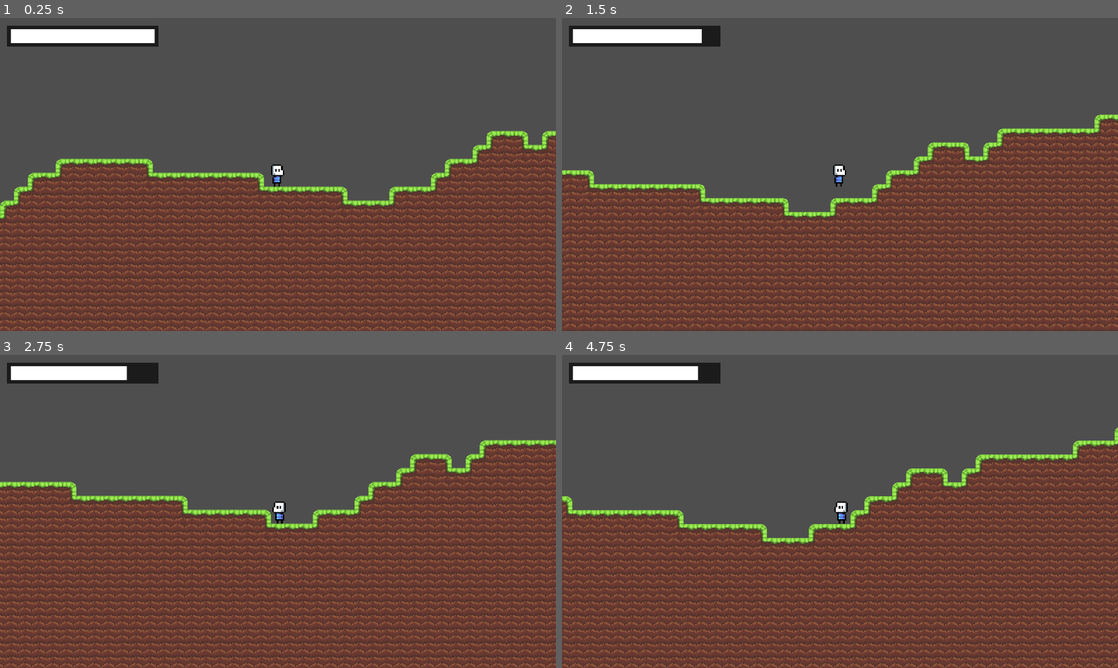
Above: before the commit, frames 1-4 (two rows, left to right).
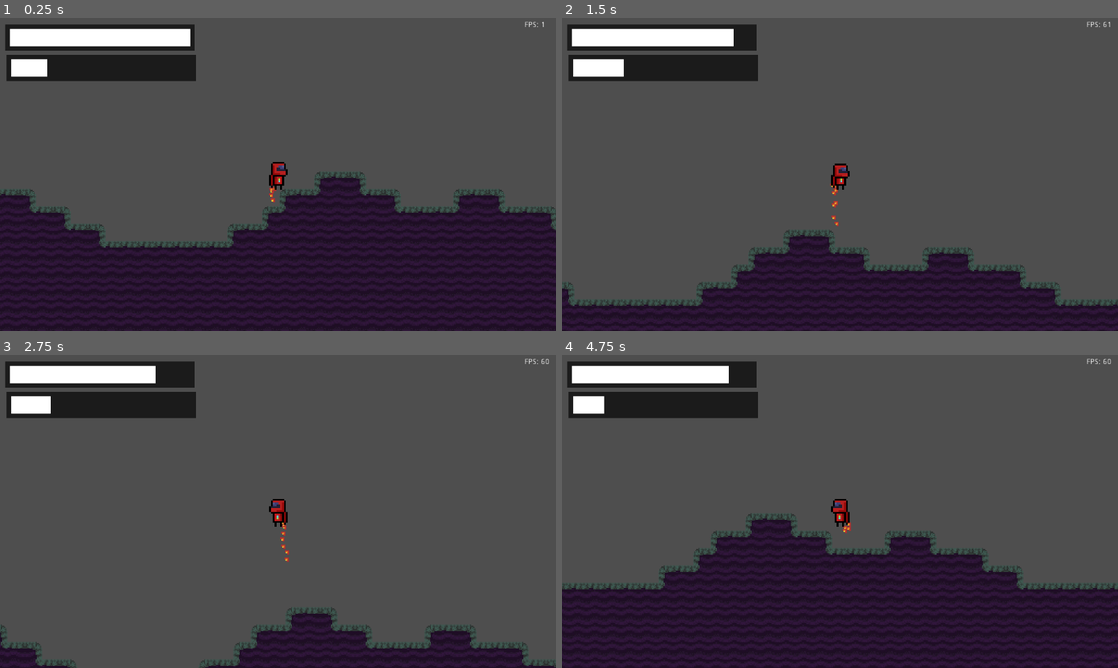
Above: after the commit, the same moments.

Repository: Gluipertje/Space-Union
Game: Godot game, scene res://src/gamelogic/WorldGen.tscn
Two runs of this game, one before a commit and one after it. Both use one fixed random seed, a clock stepped at 60 frames per second and the inputs below. The project has no main scene, so this scene is started directly.
Inputs:
- Up to frame 1 (0.25 s): no input
- Up to frame 2 (1.5 s): hold Shift (sprint) 0.53-1.28 s; hold D (move_right) from 0.53 s (still down); tap Space (jump) at 0.77, 0.8, 1.07, 1.35 s
- Up to frame 3 (2.75 s): tap Space (jump) at 1.52, 1.82, 2.3 s; tap Shift (sprint) at 1.55 s; release D (move_right) at 2.03 s; hold A (move_left) from 2.03 s (still down); hold Shift (sprint) from 2.03 s (still down)
- Up to frame 4 (4.75 s): release A (move_left) at 2.78 s; release Shift (sprint) at 2.78 s; hold D (move_right) 2.78-4.28 s; tap Shift (sprint) at 2.85, 4.35 s; tap Space (jump) at 3.02, 3.32, 4.52 s; hold Space (jump) 3.53-4.28 s; hold A (move_left) from 4.28 s (still down)

The runs differ from the first frame. In frame 1, 56% of the frame differs, in the area x 0-100%, y 1-100%; in frame 2, 56%; in frame 3, 63%; in frame 4, 61%.

Commit message:
Cool shit enzo

Diff:
--- a/src/actors/Player.tscn
+++ b/src/actors/Player.tscn
@@ -1,13 +1,42 @@
-[gd_scene load_steps=7 format=2]
+[gd_scene load_steps=14 format=2]
 
-[ext_resource path="res://assets/Character/Idle/Character01IdleSheet1.png" type="Texture" id=1]
+[ext_resource path="res://assets/Character/Idle/Character02IdleSheet1.png" type="Texture" id=1]
 [ext_resource path="res://src/actors/PlayerController.gd" type="Script" id=2]
 [ext_resource path="res://src/actors/Sprite.gd" type="Script" id=3]
 [ext_resource path="res://src/gamelogic/GUI/StaminaBar.gd" type="Script" id=4]
 [ext_resource path="res://src/gamelogic/GUI/SaveButton.gd" type="Script" id=5]
+[ext_resource path="res://assets/Character/Idle/Character02IdleSheet4.png" type="Texture" id=6]
+[ext_resource path="res://assets/Character/Idle/Character02IdleSheet3.png" type="Texture" id=7]
+[ext_resource path="res://assets/Character/Idle/Character02IdleSheet2.png" type="Texture" id=8]
+[ext_resource path="res://assets/Fire.png" type="Texture" id=9]
+[ext_resource path="res://src/gamelogic/GUI/JetpackBar.gd" type="Script" id=10]
 
 [sub_resource type="RectangleShape2D" id=1]
 extents = Vector2( 7, 13 )
+
+[sub_resource type="AnimatedTexture" id=2]
+frames = 4
+fps = 1.0
+frame_0/texture = ExtResource( 1 )
+frame_1/texture = ExtResource( 8 )
+frame_1/delay_sec = 0.0
+frame_2/texture = ExtResource( 7 )
+frame_2/delay_sec = 0.0
+frame_3/texture = ExtResource( 6 )
+frame_3/delay_sec = 0.0
+
+[sub_resource type="ParticlesMaterial" id=3]
+emission_shape = 1
+emission_sphere_radius = 2.47
+flag_disable_z = true
+spread = 180.0
+gravity = Vector3( 0, 500, 0 )
+initial_velocity_random = 1.0
+orbit_velocity = 0.0
+orbit_velocity_random = 0.0
+damping = 50.0
+angle_random = 0.57
+scale_random = 0.5
 
 [node name="Player" type="KinematicBody2D"]
 position = Vector2( -2, 0 )
@@ -21,6 +50,7 @@
 staminaDepletion = 15.0
 staminaRegeneration = 5.0
 maxStamina = 100.0
+JPDepletion = 10.0
 
 [node name="CollisionShape2D" type="CollisionShape2D" parent="."]
 position = Vector2( -1, 1 )
@@ -29,18 +59,18 @@
 [node name="Sprite" type="Sprite" parent="."]
 position = Vector2( 0.33008, 0.33008 )
 scale = Vector2( 1.70874, 1.70874 )
-texture = ExtResource( 1 )
+texture = SubResource( 2 )
 script = ExtResource( 3 )
 
 [node name="Camera2D" type="Camera2D" parent="."]
 current = true
-zoom = Vector2( 0.5, 0.5 )
+zoom = Vector2( 0.4, 0.4 )
 
 [node name="Stamina" type="ColorRect" parent="Camera2D"]
-margin_left = -312.265
-margin_top = -170.573
-margin_right = -272.265
-margin_bottom = -140.573
+margin_left = -250.517
+margin_top = -138.229
+margin_right = -210.517
+margin_bottom = -108.229
 rect_scale = Vector2( 4.36, 0.799999 )
 color = Color( 0.109804, 0.109804, 0.109804, 1 )
 script = ExtResource( 4 )
@@ -49,6 +79,27 @@
 }
 
 [node name="Bar" type="ColorRect" parent="Camera2D/Stamina"]
+margin_left = 0.948174
+margin_top = 4.71761
+margin_right = 38.9482
+margin_bottom = 24.7176
+__meta__ = {
+"_edit_use_anchors_": false
+}
+
+[node name="Jetpack" type="ColorRect" parent="Camera2D"]
+margin_left = -249.782
+margin_top = -110.295
+margin_right = -209.782
+margin_bottom = -80.2951
+rect_scale = Vector2( 4.36, 0.799999 )
+color = Color( 0.109804, 0.109804, 0.109804, 1 )
+script = ExtResource( 10 )
+__meta__ = {
+"_edit_use_anchors_": false
+}
+
+[node name="Bar1" type="ColorRect" parent="Camera2D/Jetpack"]
 margin_left = 0.948174
 margin_top = 4.71761
 margin_right = 38.9482
@@ -68,5 +119,24 @@
 __meta__ = {
 "_edit_use_anchors_": false
 }
+
+[node name="FPSText" type="Label" parent="Camera2D"]
+margin_left = 227.317
+margin_top = -141.275
+margin_right = 253.317
+margin_bottom = -127.275
+rect_scale = Vector2( 0.5, 0.5 )
+text = "FPS:"
+__meta__ = {
+"_edit_use_anchors_": false
+}
+
+[node name="Particles2D" type="Particles2D" parent="."]
+position = Vector2( -5.614, 11.291 )
+z_index = -10
+amount = 20
+process_material = SubResource( 3 )
+texture = ExtResource( 9 )
+[connection signal="player_stats_changed" from="." to="Camera2D/Jetpack" method="_on_Player_player_stats_changed"]
 [connection signal="player_stats_changed" from="." to="Camera2D/Stamina" method="_on_Player_player_stats_changed"]
 [connection signal="pressed" from="Camera2D/Button" to="Camera2D/Button" method="_on_Button_pressed"]
--- a/src/actors/PlayerController.gd
+++ b/src/actors/PlayerController.gd
@@ -2,29 +2,38 @@
 var _direction
 var _thisPos
 var _speednew
+var _jumpCount = 0 # This portion declares all 'private' variables which cant be accessed by other scripts
+
 
 onready var camera = get_node( "Camera2D" )
+onready var FPSText = get_node("Camera2D/FPSText")
+onready var jetpackParticle = get_node( "Particles2D") # This portion gets some other nodes which are attached to the player
 
 var stamina: = 100.0
+var JPFuel = 100.0
 export var staminaDepletion: = 5.0
 export var staminaRegeneration: = 2.0
 export var maxStamina = 500.0
+export var maxJPFuel = 500.0
+export var JPDepletion = 5.0
+export var JPRegeneration = 2.0 # This portion declares some variables specific to only the player such as stamina, etc.
 
-signal player_stats_changed
+signal player_stats_changed # Creates a signal so when the player stats change, the GUI elements get updated
 
 func _ready():
 	emit_signal("player_stats_changed", self) # Says 'Hey, the stats of the player have changed' to us in the GUI
+	jetpackParticle.set_one_shot(true) # Makes it so the particles dont constantly emit but only in bursts
 
 func _physics_process(delta):
 	_velocity = get_speed(_velocity, _direction)
-	_velocity = move_and_slide(_velocity, Vector2.UP)
-	print(Engine.get_frames_per_second())
+	_velocity = move_and_slide(_velocity, Vector2.UP) # Applies the velocity every frame
+	FPSText.text = ('FPS: ' + str(Engine.get_frames_per_second())) # Prints FPS
 
 func get_speed(_velocity, _direction):
 	var moveRight = Input.is_action_pressed("move_right")
 	var moveLeft = Input.is_action_pressed("move_left")
-	var jump = Input.is_action_pressed("jump")
-	var sprint = Input.is_action_pressed("sprint")
+	var jump = Input.is_action_just_pressed("jump")
+	var sprint = Input.is_action_pressed("sprint") # Checks if keys are pressed, if they are that specific variable gets set to 'true' in that specific frame
 
 	if !is_on_floor():
 		_newvelocity.y += gravity * get_physics_process_delta_time()
@@ -41,15 +50,38 @@
 			stamina += staminaRegeneration * get_process_delta_time()
 			emit_signal("player_stats_changed", self)
 
-	if jump and is_on_floor():
+
+
+	if jump and _jumpCount == 0:
 		_newvelocity.y = -jumpstrength
+		_jumpCount += 1
+	if jump and _jumpCount > 0 and JPFuel > 0:
+		_newvelocity.y = -jumpstrength
+		JPFuel -= JPDepletion
+		emit_signal("player_stats_changed", self)
+		_jumpCount += 1
+		jetpackParticle.emitting = true
+
+	if !jump and JPFuel < maxJPFuel and is_on_floor():
+		JPFuel += JPRegeneration
+		emit_signal("player_stats_changed", self)
+
+
+	if is_on_floor():
+		_jumpCount = 0
+
+	print(_jumpCount)
+	print(JPFuel)
+
 
 	if moveRight:
 		_newvelocity.x = _speednew
 		get_node( "Sprite" ).set_flip_h( false )
+		jetpackParticle.position = Vector2(-5.614, 11.291)
 	elif moveLeft:
 		_newvelocity.x = -_speednew
 		get_node( "Sprite" ).set_flip_h( true )
+		jetpackParticle.position = Vector2(6.217, 11.291)
 	else:
 		_newvelocity.x = 0
 
--- /dev/null
+++ b/src/gamelogic/GUI/JetpackBar.gd
@@ -0,0 +1,4 @@
+extends ColorRect
+
+func _on_Player_player_stats_changed(var player):
+	$Bar1.rect_size.x = 38 * player.JPFuel / player.maxJPFuel
--- a/src/gamelogic/Generate.gd
+++ b/src/gamelogic/Generate.gd
@@ -1,26 +1,21 @@
 extends TileMap
+
+var _realWorldSize
+var _realStartPos
 
 export var worldSize: = 600
 export var smoothness: = 1
-var tileSet: =  'res://src/tileset1.tres'
+var tileSet: =  'res://src/tileset2.tres'
 var startPos: = Vector2(0 ,0)
 var startGen: = Vector2(0, 0)
 var curPos: = Vector2(0, 0)
 var curPosx : = curPos.x
 
-
-
-
-
 func _ready() -> void:
 	var seedRaw = '127386541280102361206206578264096982346896'
-	var seedA = seed(seedRaw.hash())
 	seed(seedRaw.hash())
-	print(seedA)
 	generate()
-
-
-
+	setCameraLimit()
 
 func generate():
 	set_tileset(load(tileSet))
@@ -28,7 +23,6 @@
 	var prevRand
 	var prevPosy = startGen.y + 1
 	set_cell_size(Vector2(16, 16))
-	randomize()
 	for curPosx in range(startGen.x, worldSize, smoothness): #Generates random slices according to the worldsize
 		if prevRand == 5:
 			rand = rand_range(3, 5)
@@ -38,28 +32,37 @@
 			rand = rand_range(0, 6)
 		rand = int(rand) # This part makes it so the terrain is way less rough and more natural
 
-		if rand == 5: # If the rand returns a 5 then the trrain will go down
-			set_cell(startGen.x + curPosx, prevPosy + 1, 17)
-			set_cell(startGen.x + curPosx, prevPosy, 14)
+		if rand == 5: # If the rand returns a 5 then the terrain will go down
+			set_cell(startGen.x + curPosx, prevPosy + 1, 5)
+			set_cell(startGen.x + curPosx, prevPosy, 6)
 			prevPosy = prevPosy + 1
 			prevRand = rand
 			for i in range(prevPosy + 1, 100):
-				set_cell(startGen.x + curPosx, i, 6) # This makes the dirt under the grass
+				set_cell(startGen.x + curPosx, i, 4) # This makes the dirt under the grass
 		if rand == 0: # If the rand returns a 0 then the terrain will go up
-			set_cell(startGen.x + curPosx, prevPosy - 1, 13)
+			set_cell(startGen.x + curPosx, prevPosy - 1, 1)
 			prevPosy = prevPosy - 1
 			prevRand = rand
 			for i in range(prevPosy + 1, 100):
-				set_cell(startGen.x + curPosx, i, 6)
-			set_cell(startGen.x + curPosx, prevPosy + 1, 18)
+				set_cell(startGen.x + curPosx, i, 4)
+			set_cell(startGen.x + curPosx, prevPosy + 1, 2)
 		if rand < 5 and rand > 0: # If it's neither then it will just stay flat
-			set_cell(startGen.x + curPosx, prevPosy, 2)
+			set_cell(startGen.x + curPosx, prevPosy, 0)
 			prevRand = rand
 			for i in range(prevPosy + 1, 100):
-				set_cell(startGen.x + curPosx, i, 6)
+				set_cell(startGen.x + curPosx, i, 4)
 		if curPosx == worldSize / 2:
 			spawnPlayer(prevPosy, curPosx)
 
+
+
+func setCameraLimit():
+	_realWorldSize = map_to_world(Vector2(worldSize, 0))
+	_realStartPos = map_to_world(startPos)
+	$Player/Camera2D.limit_left = _realStartPos.x - 32
+	$Player/Camera2D.limit_right = _realWorldSize.x + 32
+	$Player/Camera2D.limit_top = -5000
+	$Player/Camera2D.limit_bottom = 5000
 
 func spawnPlayer(prevPosy, curPosx):
 	var scene = load("res://src/actors/Player.tscn")
--- a/src/gamelogic/WorldGen.tscn
+++ b/src/gamelogic/WorldGen.tscn
@@ -1,9 +1,11 @@
 [gd_scene load_steps=3 format=2]
 
-[ext_resource path="res://src/tileset1.tres" type="TileSet" id=1]
+[ext_resource path="res://src/tileset2.tres" type="TileSet" id=1]
 [ext_resource path="res://src/gamelogic/Generate.gd" type="Script" id=2]
 
-[node name="TileMap" type="TileMap"]
+[node name="Node2D" type="Node2D"]
+
+[node name="TileMap" type="TileMap" parent="."]
 position = Vector2( 0, 100 )
 tile_set = ExtResource( 1 )
 cell_size = Vector2( 16, 16 )
--- a/src/scenes/templevelbackup.tscn
+++ /dev/null
@@ -1,14 +0,0 @@
-[gd_scene load_steps=3 format=2]
-
-[ext_resource path="res://src/gamelogic/WorldGen.tscn" type="PackedScene" id=1]
-[ext_resource path="res://src/actors/Player.tscn" type="PackedScene" id=3]
-
-[node name="Node2D" type="Node2D"]
-
-[node name="Player" parent="." instance=ExtResource( 3 )]
-staminaDepletion = 0.0
-maxStamina = 50000.0
-
-[node name="TileMap" parent="." instance=ExtResource( 1 )]
-
-[node name="CanvasLayer" type="CanvasLayer" parent="."]
--- /dev/null
+++ b/src/tileset2.tres
@@ -0,0 +1,138 @@
+[gd_resource type="TileSet" load_steps=9 format=2]
+
+[ext_resource path="res://assets/TilesetAlien1.png" type="Texture" id=1]
+
+[sub_resource type="ConvexPolygonShape2D" id=1]
+points = PoolVector2Array( 16, 16, 0, 16, 0, 0, 16, 0 )
+
+[sub_resource type="ConvexPolygonShape2D" id=2]
+points = PoolVector2Array( 0, 6, 6, 0, 16, 0, 16, 16, 0, 16 )
+
+[sub_resource type="ConvexPolygonShape2D" id=3]
+points = PoolVector2Array( 16, 16, 0, 16, 0, 0, 16, 0 )
+
+[sub_resource type="ConvexPolygonShape2D" id=4]
+points = PoolVector2Array( 0, 0, 16, 0, 16, 16, 0, 16 )
+
+[sub_resource type="ConvexPolygonShape2D" id=5]
+points = PoolVector2Array( 0, 0, 16, 0, 16, 16, 0, 16 )
+
+[sub_resource type="ConvexPolygonShape2D" id=6]
+points = PoolVector2Array( 0, 0, 16, 0, 16, 16, 0, 16 )
+
+[sub_resource type="ConvexPolygonShape2D" id=7]
+points = PoolVector2Array( 10, 0, 16, 6, 16, 16, 0, 16, 0, 0 )
+
+[resource]
+0/name = "TilesetAlien1.png 0"
+0/texture = ExtResource( 1 )
+0/tex_offset = Vector2( 0, 0 )
+0/modulate = Color( 1, 1, 1, 1 )
+0/region = Rect2( 16, 0, 16, 16 )
+0/tile_mode = 0
+0/occluder_offset = Vector2( 0, 0 )
+0/navigation_offset = Vector2( 0, 0 )
+0/shapes = [ {
+"autotile_coord": Vector2( 0, 0 ),
+"one_way": false,
+"one_way_margin": 1.0,
+"shape": SubResource( 1 ),
+"shape_transform": Transform2D( 1, 0, 0, 1, 0, 0 )
+} ]
+0/z_index = 0
+1/name = "TilesetAlien1.png 1"
+1/texture = ExtResource( 1 )
+1/tex_offset = Vector2( 0, 0 )
+1/modulate = Color( 1, 1, 1, 1 )
+1/region = Rect2( 0, 0, 16, 16 )
+1/tile_mode = 0
+1/occluder_offset = Vector2( 0, 0 )
+1/navigation_offset = Vector2( 0, 0 )
+1/shapes = [ {
+"autotile_coord": Vector2( 0, 0 ),
+"one_way": false,
+"one_way_margin": 1.0,
+"shape": SubResource( 2 ),
+"shape_transform": Transform2D( 1, 0, 0, 1, 0, 0 )
+} ]
+1/z_index = 0
+2/name = "TilesetAlien1.png 2"
+2/texture = ExtResource( 1 )
+2/tex_offset = Vector2( 0, 0 )
+2/modulate = Color( 1, 1, 1, 1 )
+2/region = Rect2( 0, 16, 16, 16 )
+2/tile_mode = 0
+2/occluder_offset = Vector2( 0, 0 )
+2/navigation_offset = Vector2( 0, 0 )
+2/shapes = [ {
+"autotile_coord": Vector2( 0, 0 ),
+"one_way": false,
+"one_way_margin": 1.0,
+"shape": SubResource( 3 ),
+"shape_transform": Transform2D( 1, 0, 0, 1, 0, 0 )
+} ]
+2/z_index = 0
+3/name = "TilesetAlien1.png 3"
+3/texture = ExtResource( 1 )
+3/tex_offset = Vector2( 0, 0 )
+3/modulate = Color( 1, 1, 1, 1 )
+3/region = Rect2( 16, 16, 16, 16 )
+3/tile_mode = 0
+3/occluder_offset = Vector2( 0, 0 )
+3/navigation_offset = Vector2( 0, 0 )
+3/shapes = [ {
+"autotile_coord": Vector2( 0, 0 ),
+"one_way": false,
+"one_way_margin": 1.0,
+"shape": SubResource( 4 ),
+"shape_transform": Transform2D( 1, 0, 0, 1, 0, 0 )
+} ]
+3/z_index = 0
+4/name = "TilesetAlien1.png 4"
+4/texture = ExtResource( 1 )
+4/tex_offset = Vector2( 0, 0 )
+4/modulate = Color( 1, 1, 1, 1 )
+4/region = Rect2( 32, 16, 16, 16 )
+4/tile_mode = 0
+4/occluder_offset = Vector2( 0, 0 )
+4/navigation_offset = Vector2( 0, 0 )
+4/shapes = [ {
+"autotile_coord": Vector2( 0, 0 ),
+"one_way": false,
+"one_way_margin": 1.0,
+"shape": SubResource( 5 ),
+"shape_transform": Transform2D( 1, 0, 0, 1, 0, 0 )
+} ]
+4/z_index = 0
+5/name = "TilesetAlien1.png 5"
+5/texture = ExtResource( 1 )
+5/tex_offset = Vector2( 0, 0 )
+5/modulate = Color( 1, 1, 1, 1 )
+5/region = Rect2( 48, 16, 16, 16 )
+5/tile_mode = 0
+5/occluder_offset = Vector2( 0, 0 )
+5/navigation_offset = Vector2( 0, 0 )
+5/shapes = [ {
+"autotile_coord": Vector2( 0, 0 ),
+"one_way": false,
+"one_way_margin": 1.0,
+"shape": SubResource( 6 ),
+"shape_transform": Transform2D( 1, 0, 0, 1, 0, 0 )
+} ]
+5/z_index = 0
+6/name = "TilesetAlien1.png 6"
+6/texture = ExtResource( 1 )
+6/tex_offset = Vector2( 0, 0 )
+6/modulate = Color( 1, 1, 1, 1 )
+6/region = Rect2( 48, 0, 16, 16 )
+6/tile_mode = 0
+6/occluder_offset = Vector2( 0, 0 )
+6/navigation_offset = Vector2( 0, 0 )
+6/shapes = [ {
+"autotile_coord": Vector2( 0, 0 ),
+"one_way": false,
+"one_way_margin": 1.0,
+"shape": SubResource( 7 ),
+"shape_transform": Transform2D( 1, 0, 0, 1, 0, 0 )
+} ]
+6/z_index = 0
Binary file removed: assets/Character/Idle/Character01IdleSheet1.png
Binary file removed: assets/Character/Idle/Character01IdleSheet2.png
Binary file removed: assets/Character/Idle/Character01IdleSheet3.png
Binary file removed: assets/Character/Idle/Character01IdleSheet4.png
Not shown, removed: assets/Character/Idle/Character01IdleSheet4.png.import
Binary file removed: assets/Character/Idle/Character01IdleSheet5.png
Binary file removed: assets/Character/Idle/Character01IdleSheet6.png
Binary file removed: assets/Character/Idle/Character01IdleSheet7.png
Not shown, removed: assets/Character/Idle/Character01IdleSheet7.png.import
Binary file removed: assets/Character/Idle/Character01IdleSheet8.png
Binary file added: assets/Character/Idle/Character02IdleSheet1.png
Not shown, changed: assets/Character/Idle/Character02IdleSheet1.png.import
(and 10 more such lines)
